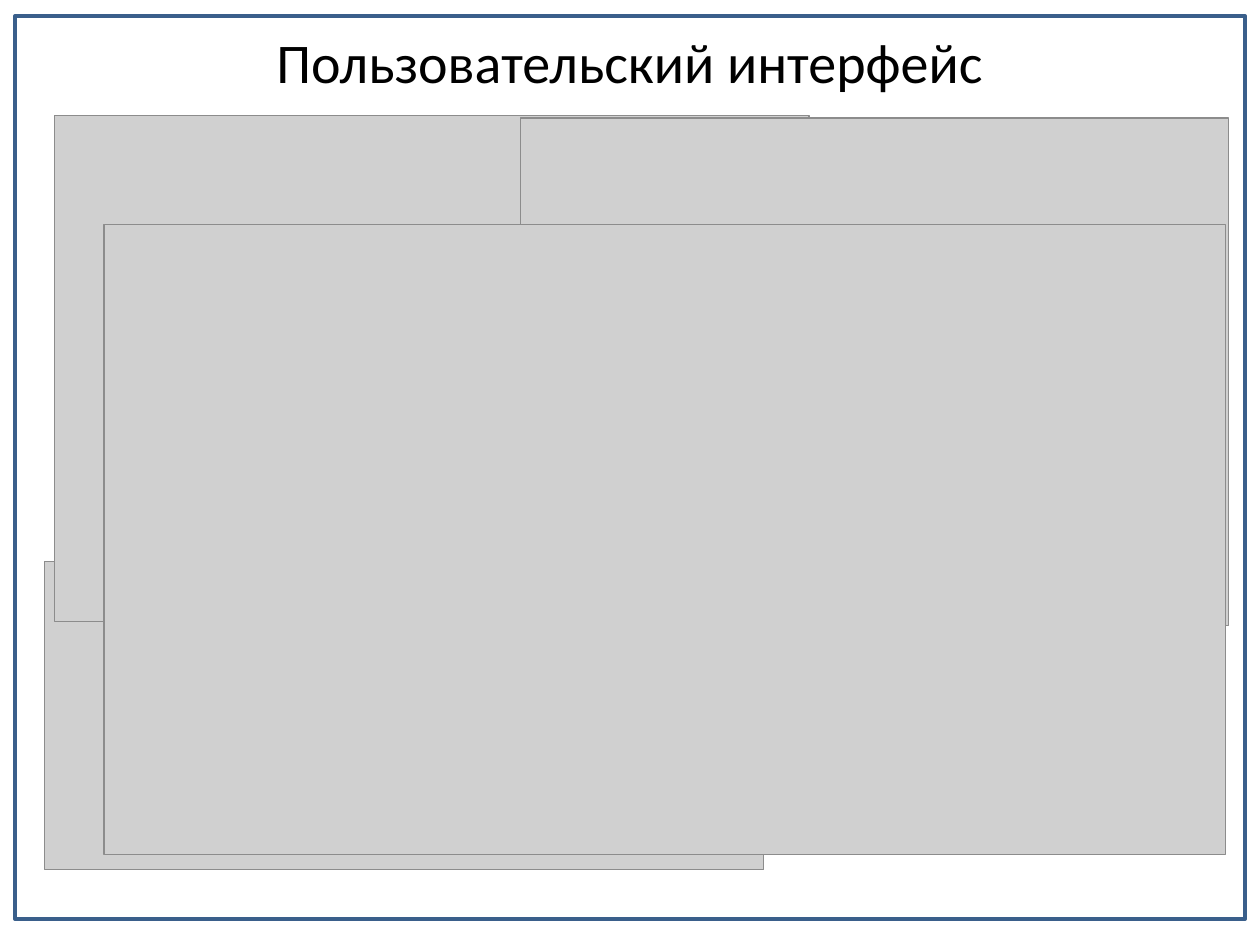
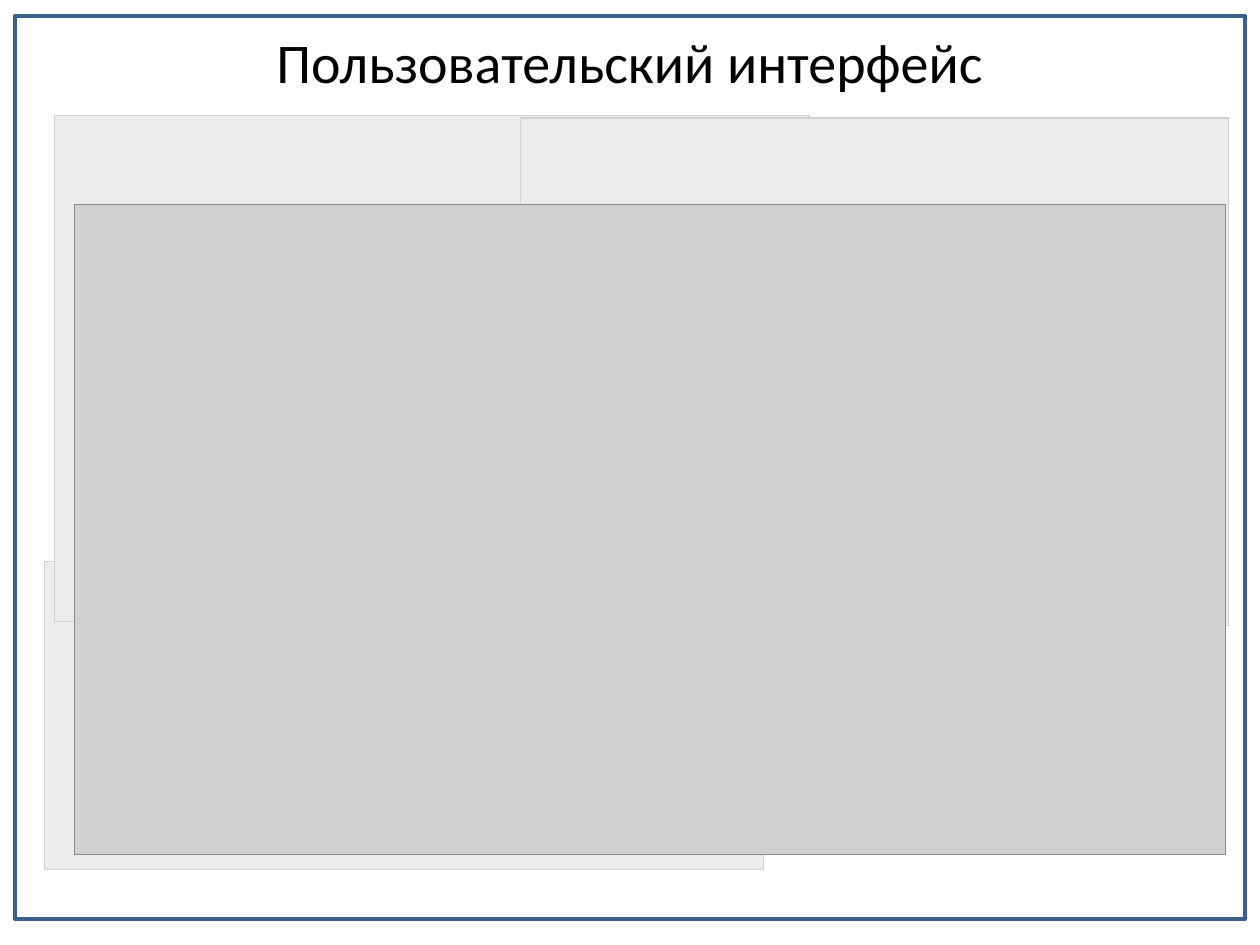
Before and after one commit to Alexeyyy/Diploma_doc, a slide deck: slide 17 of Презентация/Боевая/Подсистема_интеграции_4.pptx. Drawn at 1260x945 pixels with LibreOffice and Linux fonts; fonts in the diff are those of the drawing; grey boxes stand for pictures. Boxes give left, top, right and bottom in pixels: in the first picture for what was removed or moved away, otherwise in the second. Text is boxed around its words. In the diff, an @@ line names an element or a change of style, - is before the commit and + after.

```diff
--- a/Презентация/Боевая/Подсистема_интеграции_4.pptx
+++ b/Презентация/Боевая/Подсистема_интеграции_4.pptx
@@ rectangle added at box(25, 106, 1236, 890), fill #FFFFFF at 60% opacity @@
@@ picture: place and size @@
-picture at box(105, 224, 1226, 854)
+picture at box(74, 204, 1225, 854)
```
Also in this commit, not shown: 6 other slides changed, 1 other file.
